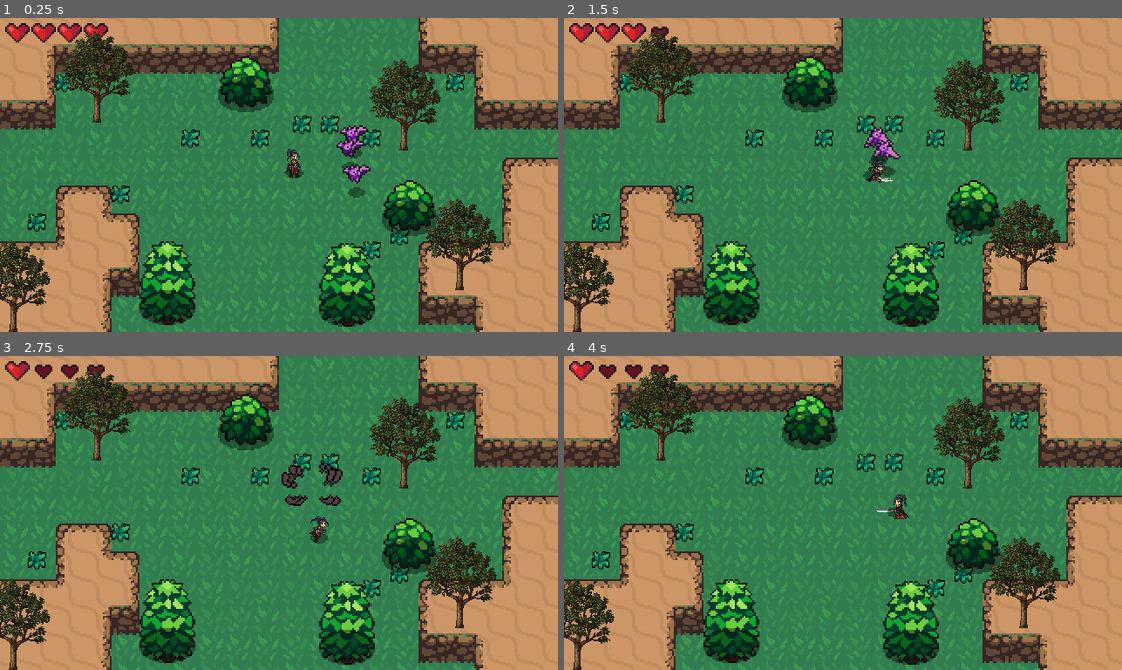
Above: before the commit, frames 1-4 (two rows, left to right).
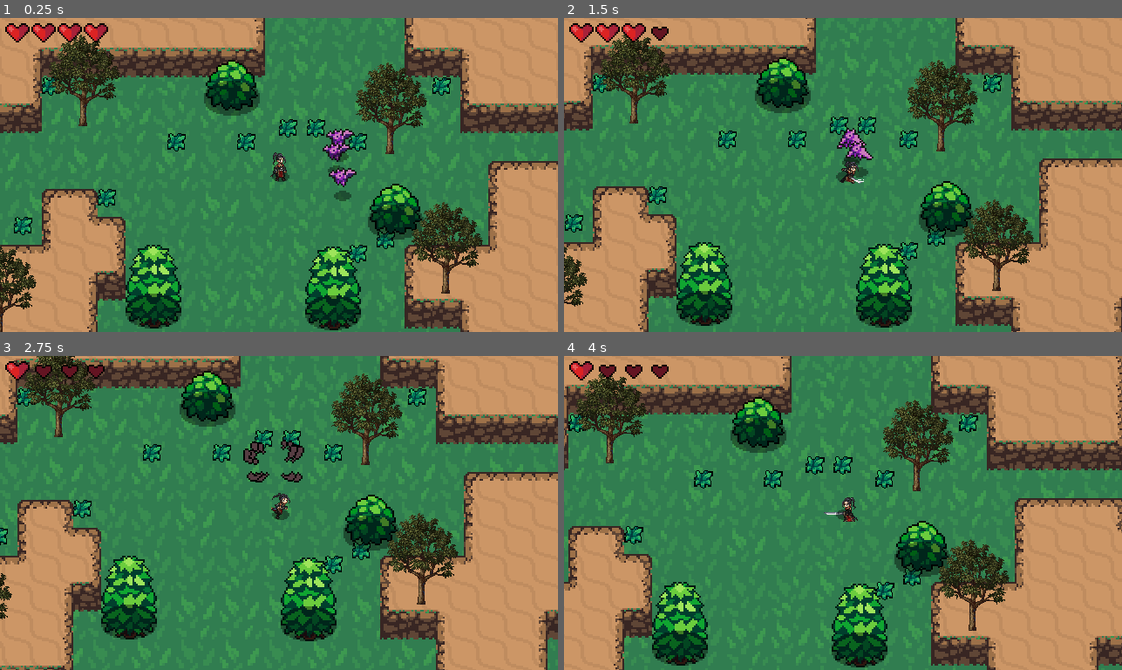
Above: after the commit, the same moments.

Repository: baifengxiao/action-rpg
Game: Godot game, scene res://World.tscn
Two runs of this game, one before a commit and one after it. Both use one fixed random seed, a clock stepped at 60 frames per second and the inputs below.
Inputs:
- Up to frame 1 (0.25 s): no input
- Up to frame 2 (1.5 s): hold Right (ui_right) 0.53-1.28 s; tap J (attack) at 0.6, 1.35 s; hold Down (ui_down) from 1.28 s (still down)
- Up to frame 3 (2.75 s): release Down (ui_down) at 2.03 s; hold Right (ui_right) from 2.03 s (still down); tap J (attack) at 2.1 s
- Up to frame 4 (4 s): release Right (ui_right) at 2.78 s; hold Up (ui_up) 2.78-3.53 s; tap J (attack) at 2.85, 3.6 s; hold Left (ui_left) from 3.53 s (still down)

The runs differ from the first frame. In frame 1, 35% of the frame differs, in the area x 0-100%, y 0-100%; in frame 2, 39%; in frame 3, 52%; in frame 4, 50%.

Commit message:
feat: part18.镜头

Diff:
--- a/Player/player.tscn
+++ b/Player/player.tscn
@@ -563,8 +563,8 @@
 tree_root = SubResource("AnimationNodeStateMachine_c1qe6")
 anim_player = NodePath("../AnimationPlayer")
 parameters/current_length = 6.0
-parameters/current_position = 1.05208
-parameters/current_delta = 0.1
+parameters/current_position = 0.437802
+parameters/current_delta = 0.0166667
 parameters/Attack/current_length = 0.4
 parameters/Attack/current_position = 0.4
 parameters/Attack/current_delta = 0.0
@@ -585,15 +585,15 @@
 parameters/End/current_position = 0.0
 parameters/End/current_delta = 0.0
 parameters/Idle/current_length = 6.0
-parameters/Idle/current_position = 1.05208
-parameters/Idle/current_delta = 0.1
+parameters/Idle/current_position = 0.437802
+parameters/Idle/current_delta = 0.0166667
 parameters/Idle/blend_position = Vector2(1, 0)
 parameters/Idle/0/current_length = null
 parameters/Idle/0/current_position = null
 parameters/Idle/0/current_delta = null
 parameters/Idle/1/current_length = 6.0
-parameters/Idle/1/current_position = 1.05208
-parameters/Idle/1/current_delta = 0.1
+parameters/Idle/1/current_position = 0.437802
+parameters/Idle/1/current_delta = 0.0166667
 parameters/Idle/2/current_length = 6.0
 parameters/Idle/2/current_position = 0.0972623
 parameters/Idle/2/current_delta = 0.017041
--- a/World.tscn
+++ b/World.tscn
@@ -1914,13 +1914,18 @@
 
 [node name="Background" type="Sprite2D" parent="."]
 texture_repeat = 2
+position = Vector2(-158, -112)
+scale = Vector2(1.57813, 1.64583)
 texture = ExtResource("1_tl7to")
 centered = false
 region_enabled = true
-region_rect = Rect2(0, 0, 320, 180)
+region_rect = Rect2(0, 0, 384, 240)
 
 [node name="Player" parent="." instance=ExtResource("2_jc0yk")]
 position = Vector2(168, 88)
+
+[node name="RemoteTransform2D" type="RemoteTransform2D" parent="Player"]
+remote_path = NodePath("../../Camera2D")
 
 [node name="DirtPathTileMap" type="TileMap" parent="."]
 tile_set = SubResource("TileSet_fw0mv")
@@ -1994,27 +1999,32 @@
 [node name="Bat4" parent="Bats" instance=ExtResource("7_j57k6")]
 position = Vector2(208, 102)
 
-[node name="HealthUI" parent="." instance=ExtResource("8_uw165")]
+[node name="Bushs" type="Node2D" parent="."]
+
+[node name="Bush" parent="Bushs" instance=ExtResource("9_1gwjs")]
+position = Vector2(141, 37)
+
+[node name="Bush2" parent="Bushs" instance=ExtResource("9_1gwjs")]
+position = Vector2(235, 108)
+
+[node name="BigTrees" type="Node2D" parent="."]
+
+[node name="Tree" parent="BigTrees" instance=ExtResource("10_vtmx2")]
+position = Vector2(199, 153)
+
+[node name="Tree2" parent="BigTrees" instance=ExtResource("10_vtmx2")]
+position = Vector2(96, 152)
+
+[node name="Tree3" parent="BigTrees" instance=ExtResource("10_vtmx2")]
+position = Vector2(258, -27)
+
+[node name="CanvasLayer" type="CanvasLayer" parent="."]
+
+[node name="HealthUI" parent="CanvasLayer" instance=ExtResource("8_uw165")]
 offset_left = 3.0
 offset_top = 3.0
 offset_right = 107.0
 offset_bottom = 43.0
 
-[node name="Bushs" type="Node2D" parent="."]
-
-[node name="Bush" parent="Bushs" instance=ExtResource("9_1gwjs")]
-position = Vector2(141, 37)
-
-[node name="Bush2" parent="Bushs" instance=ExtResource("9_1gwjs")]
-position = Vector2(235, 108)
-
-[node name="BigTrees" type="Node2D" parent="."]
-
-[node name="Tree" parent="BigTrees" instance=ExtResource("10_vtmx2")]
-position = Vector2(199, 153)
-
-[node name="Tree2" parent="BigTrees" instance=ExtResource("10_vtmx2")]
-position = Vector2(96, 152)
-
-[node name="Tree3" parent="BigTrees" instance=ExtResource("10_vtmx2")]
-position = Vector2(258, -27)
+[node name="Camera2D" type="Camera2D" parent="."]
+position = Vector2(168, 88)
